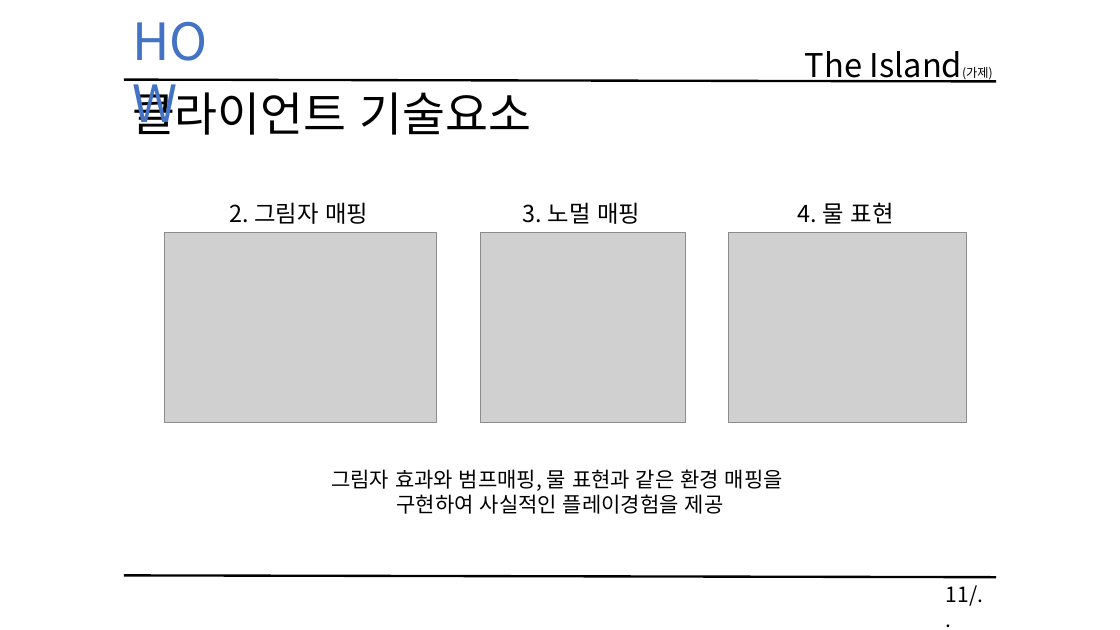
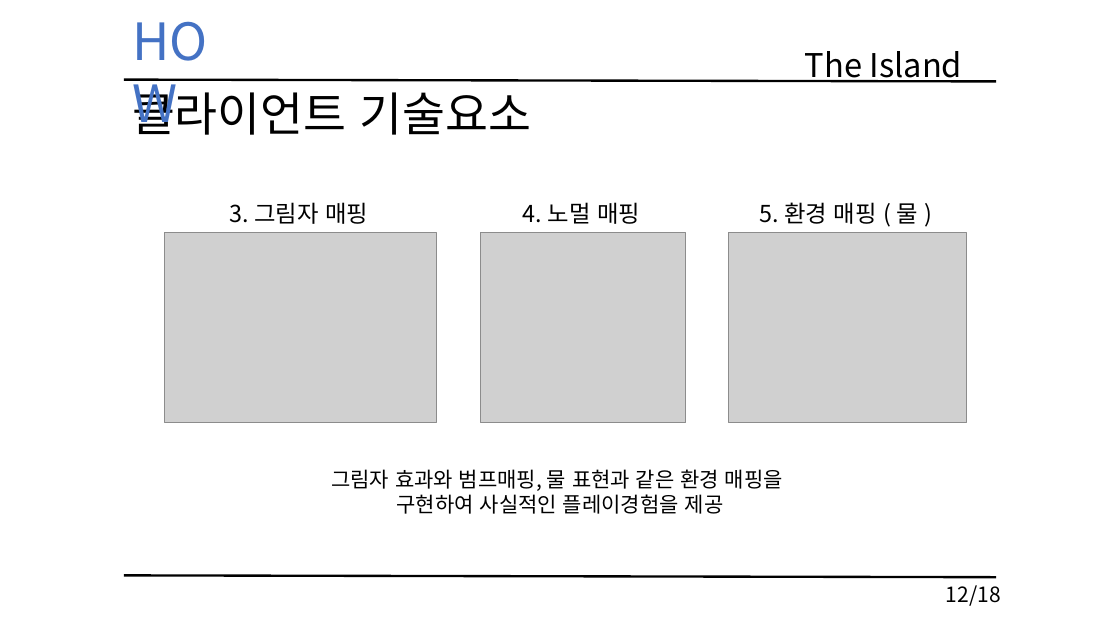
Before and after one commit to KimHaYoon/SickPerson, a slide deck: slide 12 of 문서/졸업작품 게임 기획서 초안.pptx (slide 11 before the commit). Drawn at 1120x630 pixels with LibreOffice and Linux fonts; fonts in the diff are those of the drawing; grey boxes stand for pictures. Boxes give left, top, right and bottom in pixels: in the first picture for what was removed or moved away, otherwise in the second. Text is boxed around its words. In the diff, an @@ line names an element or a change of style, - is before the commit and + after.

```diff
--- a/문서/졸업작품 게임 기획서 초안.pptx
+++ b/문서/졸업작품 게임 기획서 초안.pptx
@@ text at [805,51,962,83]: text changed @@
-The Island(가제)
+The Island
@@ text at [229,202,368,224]: text changed @@
-2. 그림자 매핑
+3. 그림자 매핑
@@ text at [523,202,640,224]: text changed @@
-3. 노멀 매핑
+4. 노멀 매핑
@@ text at [759,202,917,224]: text changed @@
-4. 물 표현
+5. 환경 매핑 ( 물 )
@@ text at [946,585,1001,606]: text changed @@
-11/..
+12/18
```
Also in this commit, not shown: 18 other slides changed, 1 slide added.
